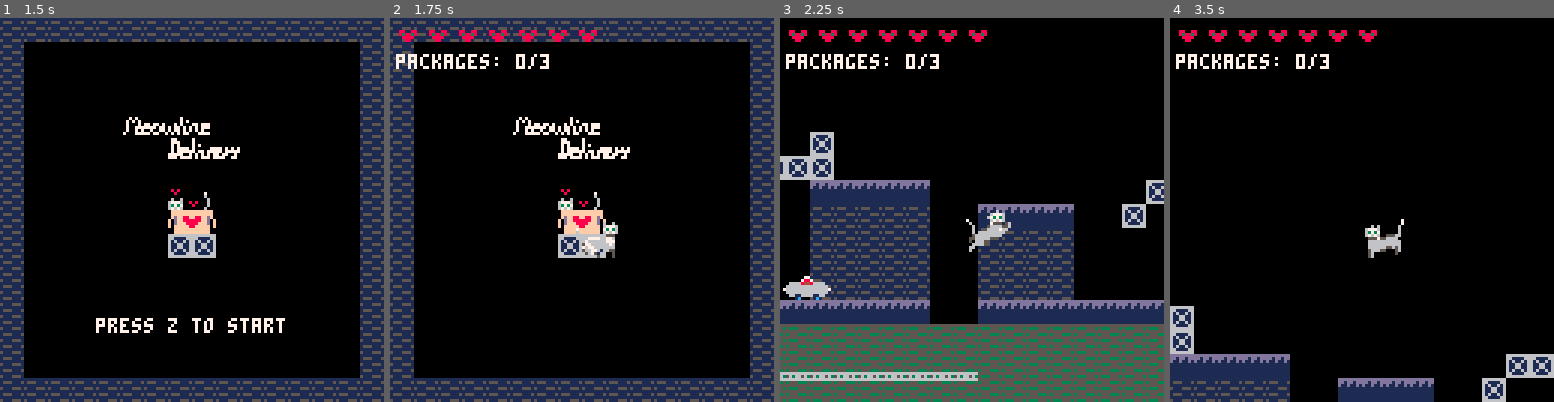
Above: before the commit, frames 1-4 (left to right).
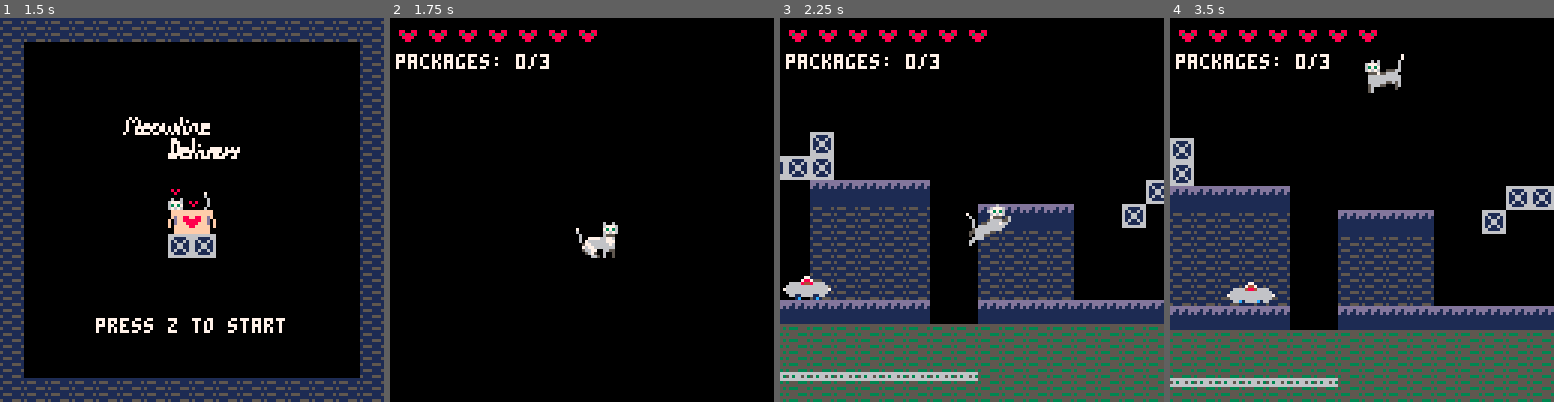
Above: after the commit, the same moments.

Repository: salvadorvanoli/MeowlineDelivery
Game: PICO-8 cartridge meowline.p8
The game is run twice, just before and just after one commit, with the same random seed, the same clock (stepped at 60 frames per second) and the same inputs.
Inputs:
- Up to frame 1 (1.5 s): tap X (X key) at 0.33, 1.07 s; tap O (Z key) at 0.7 s
- Up to frame 2 (1.75 s): hold Right from 1.6 s (still down); tap O (Z key) at 1.7 s
- Up to frame 3 (2.25 s): tap X (X key) at 1.85 s; release Right at 2.1 s; tap O (Z key) at 2.1 s; hold Up from 2.15 s (still down)
- Up to frame 4 (3.5 s): release Up at 2.42 s; hold Right 2.47-3.03 s; tap O (Z key) at 2.5, 2.9, 3.3 s; tap X (X key) at 2.97 s; hold Left from 3.08 s (still down)

Frame 1 is identical in both runs. In frame 2, 25% of the frame differs, in the area x 0-100%, y 0-100%; in frame 3, 0.6%; in frame 4, 43%, in the area x 0-100%, y 9-100%.

Commit message:
Ahora se dibuja el mapa jugable únicamente al iniciar partida, para evitar cargas innecesarias. Además, se limita la cámara para no salirse de los límites del mapa

Diff:
--- a/meowline.p8
+++ b/meowline.p8
@@ -26,13 +26,13 @@
 game_state = "cinematic" -- Estados: "cinematic", "menu", "playing", "game_over", "victory"
 
 -- Coordenadas de las zonas
-cinematic_zone = { x = 384, y = 384 } -- Posiciれはn en la cinemれくtica (48*8, 48*8)
+cinematic_zone = { x = 384, y = 384 } -- Posicion en la cinematica (48*8, 48*8)
 menu_zone = { x = 1, y = 448 }
 game_over_zone = { x = 192, y = 448 }
 game_start_zone = { x = 64, y = 80 }
 victory_zone = { x = 320, y = 448 }
 
--- Variables para la cinemれくtica
+-- Variables para la cinematica
 cinematic_timer = 0
 cinematic_duration = 180 -- 3 segundos a 60 FPS
 cinematic_page = 1 -- Pagina actual de la cinematica
@@ -581,7 +581,7 @@
     print(text, x, y, color)
 end
 
--- Función para imprimir texto centrado horizontalmente con cámara
+-- Funcion para imprimir texto centrado horizontalmente con camara
 function print_centered_cam(text, cam_x, y, color)
     local x = cam_x + (128 - #text * 4) / 2
     print(text, x, y, color)
@@ -599,10 +599,10 @@
             map(64, 48, 0, 0, 16, 16)
         end
 
-        -- Centrar la cれくmara en la cinemれくtica
+        -- Centrar la camara en la cinematica
         camera(0, 0)
 
-                -- Mostrar texto segun la pagina actual
+        -- Mostrar texto segun la pagina actual
         if cinematic_page == 1 then
             print_centered("en una ciudad abandonada,", 90, 6)
             print_centered("los humanos se han", 100, 6)
@@ -634,9 +634,13 @@
     else
         -- Dibujar el mapa normal para otros estados
 
-        map(0, 0, 0, 0, 128, 128)
-
-        -- Dibujar entidades antes que la cれくmara, ya que sino dan la ilusiれはn de moverse errれくticamente
+        if game_state == "playing" then
+            map(0, 0, 0, 0, 128, 31)  -- Solo hasta fila 30 durante el juego
+        else
+            map(0, 0, 0, 0, 128, 128) -- Mapa completo en menus
+        end
+
+        -- Dibujar entidades antes que la camara, ya que sino dan la ilusion de moverse erraticamente
         draw_checkpoints()
         draw_doors()
         draw_roombas()
@@ -644,7 +648,15 @@
         draw_bats()
 
         local cam_x = mid(0, player.x - 64, 1024 - 128)
-        local cam_y = player.y - 64
+        local cam_y
+
+        -- Aplicar limites de camara solo durante el juego
+        if game_state == "playing" then
+            cam_y = mid(0, player.y - 64, (30 * 8) - 128)  -- Limitado a 30 bloques durante el juego
+        else
+            cam_y = player.y - 64  -- Sin limite en menús/cinematicas
+        end
+
         camera(cam_x, cam_y)
 
         if game_state == "playing" then
@@ -767,7 +779,7 @@
     for rat in all(rats) do
         local sprite_id
 
-        -- Determinar el sprite basado en la variante y frame de animaciれはn
+        -- Determinar el sprite basado en la variante y frame de animacion
         if rat.anim_frame == 0 then
             -- Frame 1: sprites 34, 35, 36
             sprite_id = rat_spawn_sprites[rat.variant]
@@ -1049,7 +1061,7 @@
     -- Limites del mapa
     if player.x < 0 then player.x = 0 end
     if player.x + player.w > 1024 then player.x = 1024 - player.w end
-    if player.y > 256 then player.y = 256 end
+    if player.y > (30 * 8) then player.y = (30 * 8) end
 
     -- Actualizar todos los enemigos
     update_roombas()
@@ -1253,9 +1265,9 @@
     end
 end
 
--- Funciれはn para actualizar el estado de cinemれくtica
+-- Funcion para actualizar el estado de cinematica
 function update_cinematic()
-    -- Posicionar jugador en la zona de cinemれくtica (opcional, si quieres mostrar al gato)
+    -- Posicionar jugador en la zona de cinematica (opcional, si quieres mostrar al gato)
     player.x = cinematic_zone.x
     player.y = cinematic_zone.y
     player.dx = 0
@@ -1502,5 +1514,5 @@
 4444444444444444444444444444444444444444444444444444444444444444444444444444440000000000000000000000000000000000000000000000000000000000000000000000000000000000000000000000000000000000000000000000000000000000000000000000000000000000000000000000000000000000
 4747474747474747474747444444444444444444444444444444444444444444444444444444440000000000000000000000000000000000000000000000000000000000000000000000000000000000000000000000000000000000000000000000000000000000000000000000000000000000000000000000000000000000
 4444444444444444444444444444444444444444444444444444444444444444444444444444440000000000000000000000000000000000000000000000000000000000000000000000000000000000000000000000000000000000000000000000000000000000000000000000000000000000000000000000000000000000
-4444442223244444444444444444444444444444444444444747474444444444444444444444440000000000000000000000000000000000000000000000000000000000000000000000000000000000000000000000000000000000000000000000000000000000000000000000000000000000000000000000000000000000
-4848484848484848484545484848484848484848484848484545454848484848484848484848480000000000000000000000000000000000000000000000000000000000000000000000000000000000000000000000000000000000000000000000000000000000000000000000000000000000000000000000000000000000
+4444442223244444000000004444444444444444444444444747474444444444444444444444440000000000000000000000000000000000000000000000000000000000000000000000000000000000000000000000000000000000000000000000000000000000000000000000000000000000000000000000000000000000
+4848484848484848000000004848484848484848484848484545454848484848484848484848480000000000000000000000000000000000000000000000000000000000000000000000000000000000000000000000000000000000000000000000000000000000000000000000000000000000000000000000000000000000
